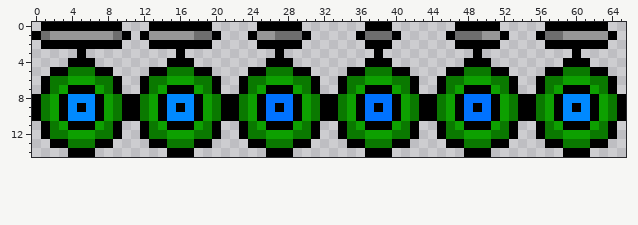
Two states of a sprite sheet, Assets/Resources/Sprites/Enemies/Projectiles/EnergyBomb.png. This is how it looked before the edit.
The file is 66x15 pixels.
After the commit:
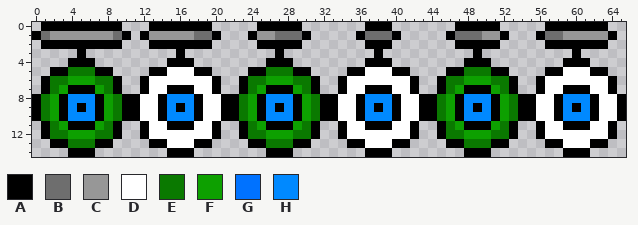
Palette (. is transparent): A #000000  B #6e6e6e  C #979797  D #ffffff  E #0a7900  F #0da000  G #0072ff  H #0089ff
The edit:
y 5: x 15..17 EEE -> DDD; x 37..39 EEE -> DDD; x 59..61 EEE -> DDD
y 6: x 13..19 EEFFFEE -> DDDDDDD; x 35..41 EEFFFEE -> DDDDDDD; x 57..63 EEFFFEE -> DDDDDDD
y 7: x 13..14 EF -> DD; x 18..19 FE -> DD; x 35..36 EF -> DD; x 40..41 FE -> DD; x 57..58 EF -> DD; x 62..63 FE -> DD
y 8: x 12..13 EF -> DD; x 19..20 FE -> DD; x 26..28 GGG -> HHH; x 34..35 EF -> DD; x 37..39 GGG -> HHH; x 41..42 FE -> DD; x 48..50 GGG -> HHH; x 56..57 EF -> DD; x 63..64 FE -> DD
y 9: x 12..13 EF -> DD; x 19..20 FE -> DD; x 26 G -> H; x 28 G -> H; x 34..35 EF -> DD; x 37 G -> H; x 39 G -> H; x 41..42 FE -> DD; x 48 G -> H; x 50 G -> H; x 56..57 EF -> DD; x 63..64 FE -> DD
y 10: x 12..13 EF -> DD; x 19..20 FE -> DD; x 26..28 GGG -> HHH; x 34..35 EF -> DD; x 37..39 GGG -> HHH; x 41..42 FE -> DD; x 48..50 GGG -> HHH; x 56..57 EF -> DD; x 63..64 FE -> DD
y 11: x 13..14 EF -> DD; x 18..19 FE -> DD; x 35..36 EF -> DD; x 40..41 FE -> DD; x 57..58 EF -> DD; x 62..63 FE -> DD
y 12: x 13..19 EEFFFEE -> DDDDDDD; x 35..41 EEFFFEE -> DDDDDDD; x 57..63 EEFFFEE -> DDDDDDD
y 13: x 15..17 EEE -> DDD; x 37..39 EEE -> DDD; x 59..61 EEE -> DDD
Pixel boxes of the changes (left, top, right, bottom) in both pictures:
changed: (140, 67, 221, 148)
changed: (338, 67, 419, 148)
changed: (536, 67, 617, 148)
changed: (266, 94, 293, 121)
changed: (464, 94, 491, 121)
